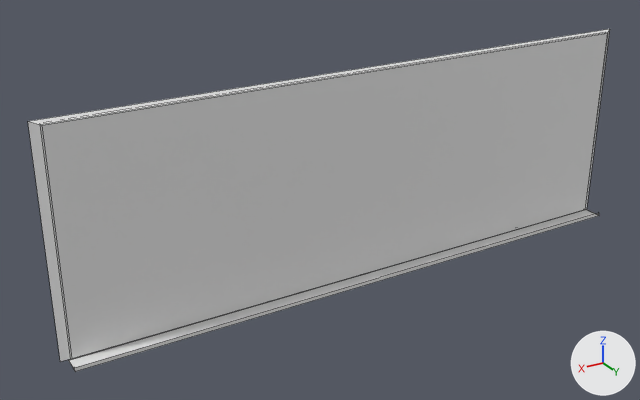
The FBX model Assets/Models/Vägg/whiteboard/whiteboard.fbx: old version first, new version second.
One viewpoint serves both versions: a 50 mm lens placed at (2.58, 3.76, 1.81), pointed at (0.29, -0.07, -0.11). The axes (+X, +Y, +Z) are drawn at lower right. The lights are the same throughout. Mesh edges are drawn as thin lines. Where no turn or scale is listed for an object, it has been applied to the vertices.
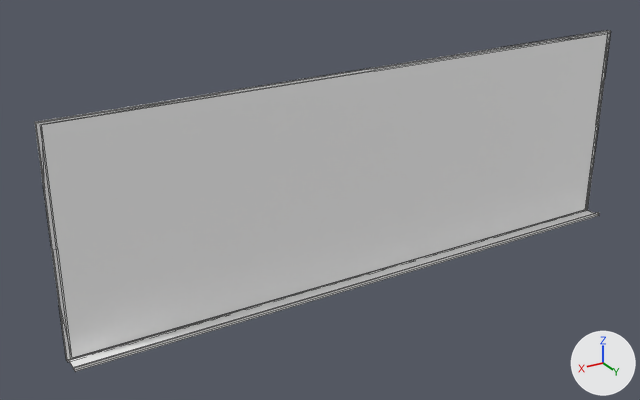
What the commit changed:
Material 'Material.002' (mat_material_002) is new.
Its base color is (1.0, 1.0, 1.0) (white #ffffff).
Material 'details' (mat_details) is new.
Its base color is (0.8, 0.8, 0.8) (white #e7e7e7).
Its roughness is 0.819.
Its emission color is (0.0331, 0.0331, 0.0331) (black #333333).
Its emission strength is 1.0.
me_cube_002 has 8 vertices, 6 faces and spans x -1.74..1.74, y -0.01..0.01, z -0.6..0.6.
me_cube_002 now uses material mat_material_002 (white #ffffff).
Mesh me_cube is new.
It has 110 vertices, 96 faces and spans x -1.76..1.76, y -0.01..0.12, z -0.61..0.61.
It uses material mat_details (white #e7e7e7).
Object 'Cube.001' (ob_cube_001) is deleted.
Object 'Torus.001' (ob_torus_001) is deleted.
Object 'Cube.002' (ob_cube_002) is new; it shows me_cube.
Its location is (0.0, 0.0, 0.0).

What differs and where, as boxes (x1, y1, x2, y2) in the pictures (640 x 400 px):
'Cube', recoloured: (40, 33, 608, 359) in both
'Cube.002', added: after (35, 30, 611, 372)
'Cube.001', deleted: before (69, 209, 599, 372)
'Torus.001', deleted: before (28, 29, 610, 362)
